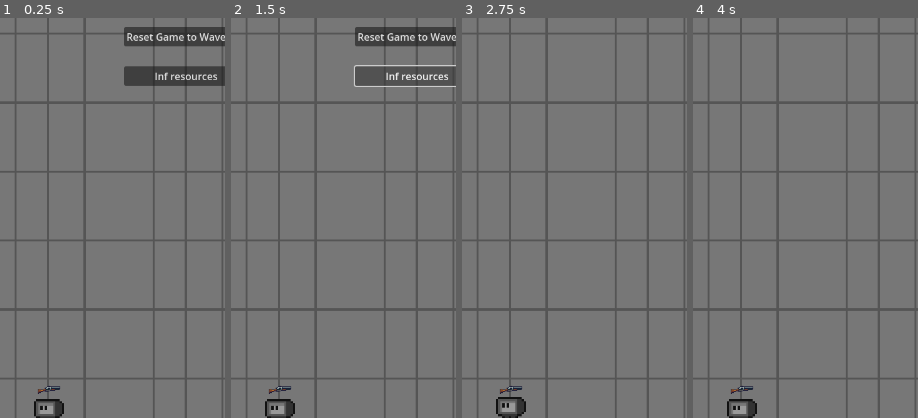
Above: before the commit, frames 1-4 (left to right).
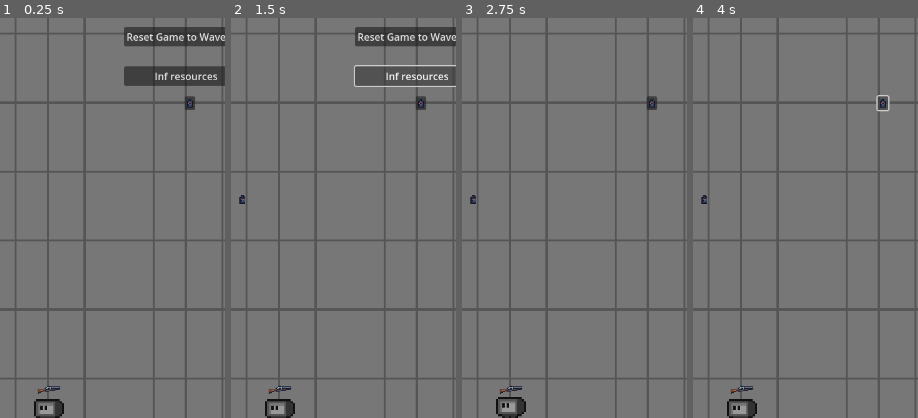
Above: after the commit, the same moments.

Repository: Davideee03/MobileComputing
Game: Godot game, scene res://Scenes/Towns/Town.tscn
The game is run twice, just before and just after one commit, with the same random seed, the same clock (stepped at 60 frames per second) and the same inputs. Sound files missing from this copy of the repository are replaced by a short silence.
Inputs (mouse positions are % of the whole screen's width and height, from its top left):
- Up to frame 1 (0.25 s): no input
- Up to frame 2 (1.5 s): click (81, 11) at 0.52 s; click "Inf resources" at 1.25 s
- Up to frame 3 (2.75 s): click "Start Wave" at 2 s
- Up to frame 4 (4 s): click (81, 11) at 2.77 s; click (81, 11) at 3.52 s
The pictures show only the part of the screen within x 39-89%, y 1-51%; the shares and areas given below are measured in that part.

The runs differ from the first frame. In frame 1, 0.1% of the frame differs, in the area x 82-87%, y 19-23%; in frame 2, 0.2%; in frame 3, 0.2%; in frame 4, 0.3%, in the area x 3-88%, y 19-47%.

Commit message:
Work in Progress on Mine

Diff:
--- a/Scenes/Explosives/Mine.tscn
+++ b/Scenes/Explosives/Mine.tscn
@@ -1,18 +1,29 @@
-[gd_scene load_steps=4 format=3 uid="uid://cdqnsmky25kr1"]
+[gd_scene load_steps=5 format=3 uid="uid://cdqnsmky25kr1"]
 
 [ext_resource type="Script" path="res://Scripts/Explosives/Mine.gd" id="1_4ubus"]
 [ext_resource type="Texture2D" uid="uid://d3cuppqtwq30" path="res://Sprites/Explosives/Mine.png" id="1_27nc3"]
 
 [sub_resource type="RectangleShape2D" id="RectangleShape2D_le4kn"]
-size = Vector2(10, 16)
+size = Vector2(34, 31)
+
+[sub_resource type="CircleShape2D" id="CircleShape2D_7c1ye"]
+radius = 33.0
 
 [node name="Mine" type="Node2D"]
 script = ExtResource("1_4ubus")
 
 [node name="Detector" type="Area2D" parent="."]
+collision_layer = 0
+collision_mask = 4
 
 [node name="ShapeDetector" type="CollisionShape2D" parent="Detector"]
+position = Vector2(0, 1.5)
 shape = SubResource("RectangleShape2D_le4kn")
+
+[node name="DamageArea" type="Area2D" parent="."]
+
+[node name="ShapeDamage" type="CollisionShape2D" parent="DamageArea"]
+shape = SubResource("CircleShape2D_7c1ye")
 
 [node name="Mine" type="Sprite2D" parent="."]
 texture = ExtResource("1_27nc3")
--- a/Scenes/Towns/Town.tscn
+++ b/Scenes/Towns/Town.tscn
@@ -1,7 +1,8 @@
-[gd_scene load_steps=14 format=4 uid="uid://cu3i1p3knb8dp"]
+[gd_scene load_steps=15 format=4 uid="uid://cu3i1p3knb8dp"]
 
 [ext_resource type="PackedScene" uid="uid://7lfiufia8slp" path="res://Scenes/Player/Player.tscn" id="2_ko0f8"]
 [ext_resource type="PackedScene" uid="uid://cftrkiyi740hw" path="res://Scenes/UI/Shop.tscn" id="3_iquj0"]
+[ext_resource type="Texture2D" uid="uid://d3cuppqtwq30" path="res://Sprites/Explosives/Mine.png" id="5_xkbsr"]
 [ext_resource type="Script" path="res://Scripts/Weapons/Computer.gd" id="7_mpx2t"]
 [ext_resource type="Script" path="res://Scripts/Enemies/Spawners.gd" id="8_1d40r"]
 [ext_resource type="Texture2D" uid="uid://yb31726ijnte" path="res://Sprites/Enviroment/Floor.png" id="8_mmq2u"]
@@ -94,6 +95,14 @@
 mouse_filter = 2
 script = ExtResource("10_avg3d")
 
+[node name="Mine" type="Button" parent="Player/UI/UI"]
+layout_mode = 0
+offset_left = 577.0
+offset_top = 135.0
+offset_right = 594.0
+offset_bottom = 157.0
+icon = ExtResource("5_xkbsr")
+
 [node name="Buttons" type="Control" parent="Player/UI/UI"]
 layout_mode = 1
 anchors_preset = 15
@@ -321,6 +330,7 @@
 
 [node name="BulletContainer" type="Node" parent="."]
 
+[connection signal="button_down" from="Player/UI/UI/Mine" to="Player/UI/UI" method="_on_mine_button_down"]
 [connection signal="button_down" from="Player/UI/UI/Buttons/StartWaveButton" to="Player/Spawners" method="_on_start_wave_button_down"]
 [connection signal="button_down" from="Player/UI/UI/Buttons/StartWaveButton" to="Player/UI/UI" method="_on_start_wave_button_button_down"]
 [connection signal="button_down" from="Player/UI/UI/Buttons/ShopButton" to="Player/UI/UI" method="_on_shop_button_button_down"]
--- a/Scripts/Explosives/Explosives.gd
+++ b/Scripts/Explosives/Explosives.gd
@@ -3,11 +3,11 @@
 
 var mine : PackedScene = preload("res://Scenes/Explosives/Mine.tscn")
 
+var position = Vector2 (200,200)
+
 # Called when the node enters the scene tree for the first time.
 func _ready() -> void:
-	var explosive = mine.instantiate()
-	add_child(explosive)
-	explosive.global_position = get_parent().global_position
+	pass
 
 
 # Called every frame. 'delta' is the elapsed time since the previous frame.
--- a/Scripts/Explosives/Mine.gd
+++ b/Scripts/Explosives/Mine.gd
@@ -1,7 +1,7 @@
-extends Explosives
+extends Node2D
 
 var damage : float = 5.0
-var time : float = 2.0
+var time : float = 0.1
 
 # Called when the node enters the scene tree for the first time.
 func _ready() -> void:
@@ -12,7 +12,8 @@
 func _process(delta: float) -> void:
 	pass
 
-
-
-func _on_detector_area_entered(area: Area2D) -> void:
+# Check if enemies have entered the area
+func _on_detector_area_entered(area):
+	area.take_damage(damage)
+	print("Danno")
 	queue_free()
--- a/Scripts/UI/UI.gd
+++ b/Scripts/UI/UI.gd
@@ -66,3 +66,10 @@
 	Stats.current_coreLegendary = 1000000
 	Stats.current_exp = 1000000
 	Stats.emit_stats()
+
+var mine : PackedScene = preload("res://Scenes/Explosives/Mine.tscn")
+var Mineposition = Vector2 (300,300)
+func _on_mine_button_down() -> void:
+	var explosive = mine.instantiate()
+	add_child(explosive)
+	explosive.global_position = Mineposition
